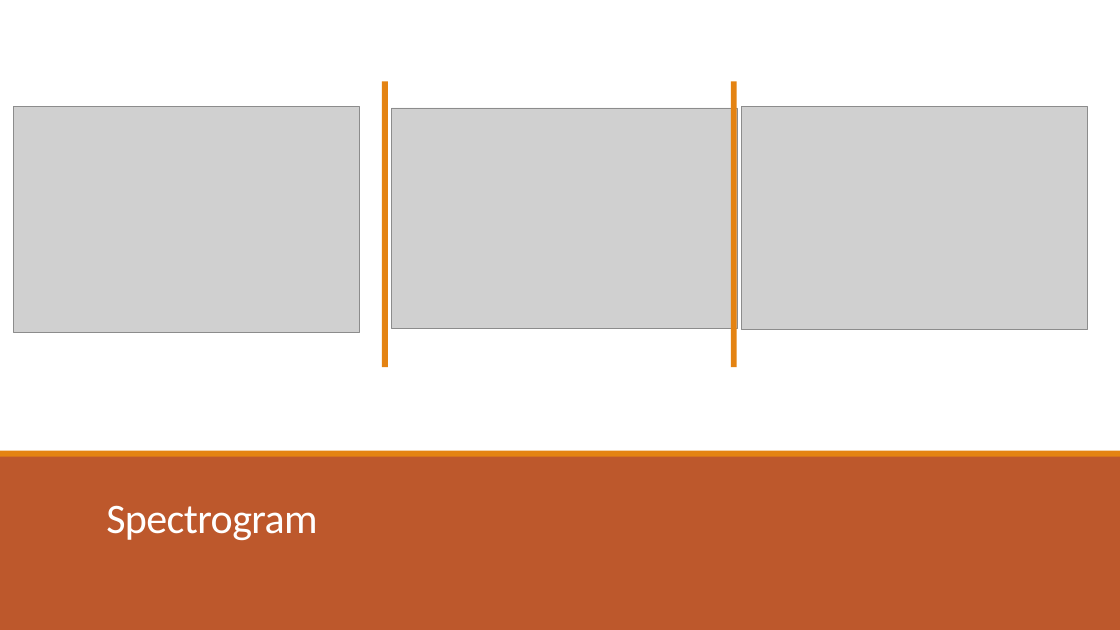
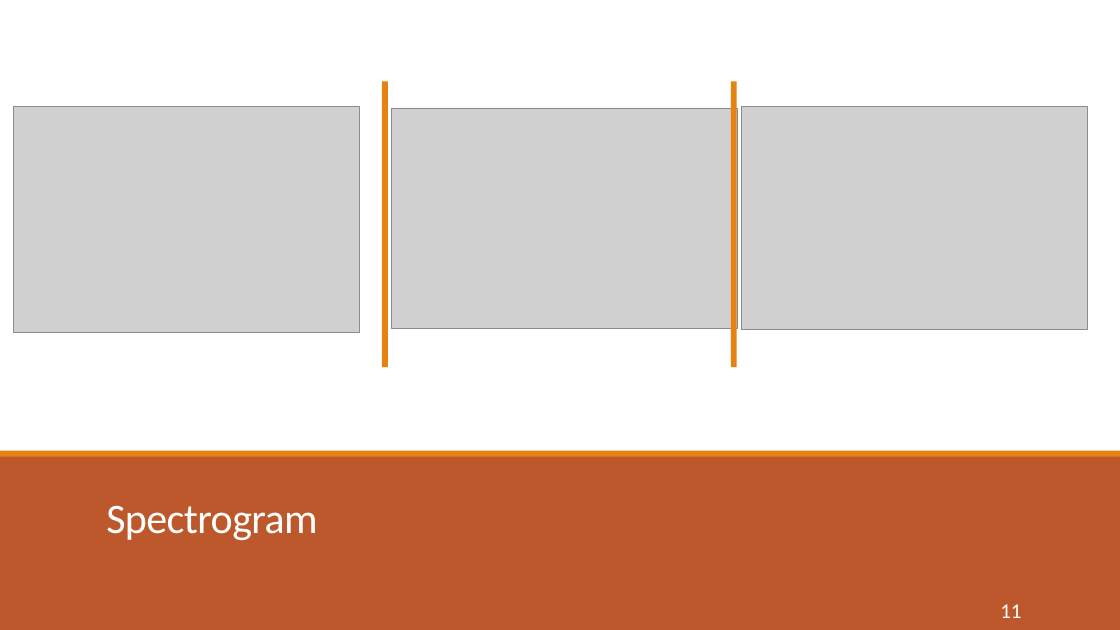
Before and after one commit to hoangphuc1998/DataScienceFinalProject, a slide deck: slide 11 of DataScience.pptx (slide 10 before the commit). Drawn at 1120x630 pixels with LibreOffice and Linux fonts; fonts in the diff are those of the drawing; grey boxes stand for pictures. Boxes give left, top, right and bottom in pixels: in the first picture for what was removed or moved away, otherwise in the second. Text is boxed around its words. In the diff, an @@ line names an element or a change of style, - is before the commit and + after.

```diff
--- a/DataScience.pptx
+++ b/DataScience.pptx
@@ page number added at (1000,604,1021,618), 18 pt, text #FFFFFF @@
+11
```
Also in this commit, not shown: 14 other slides changed, 2 slides added.
